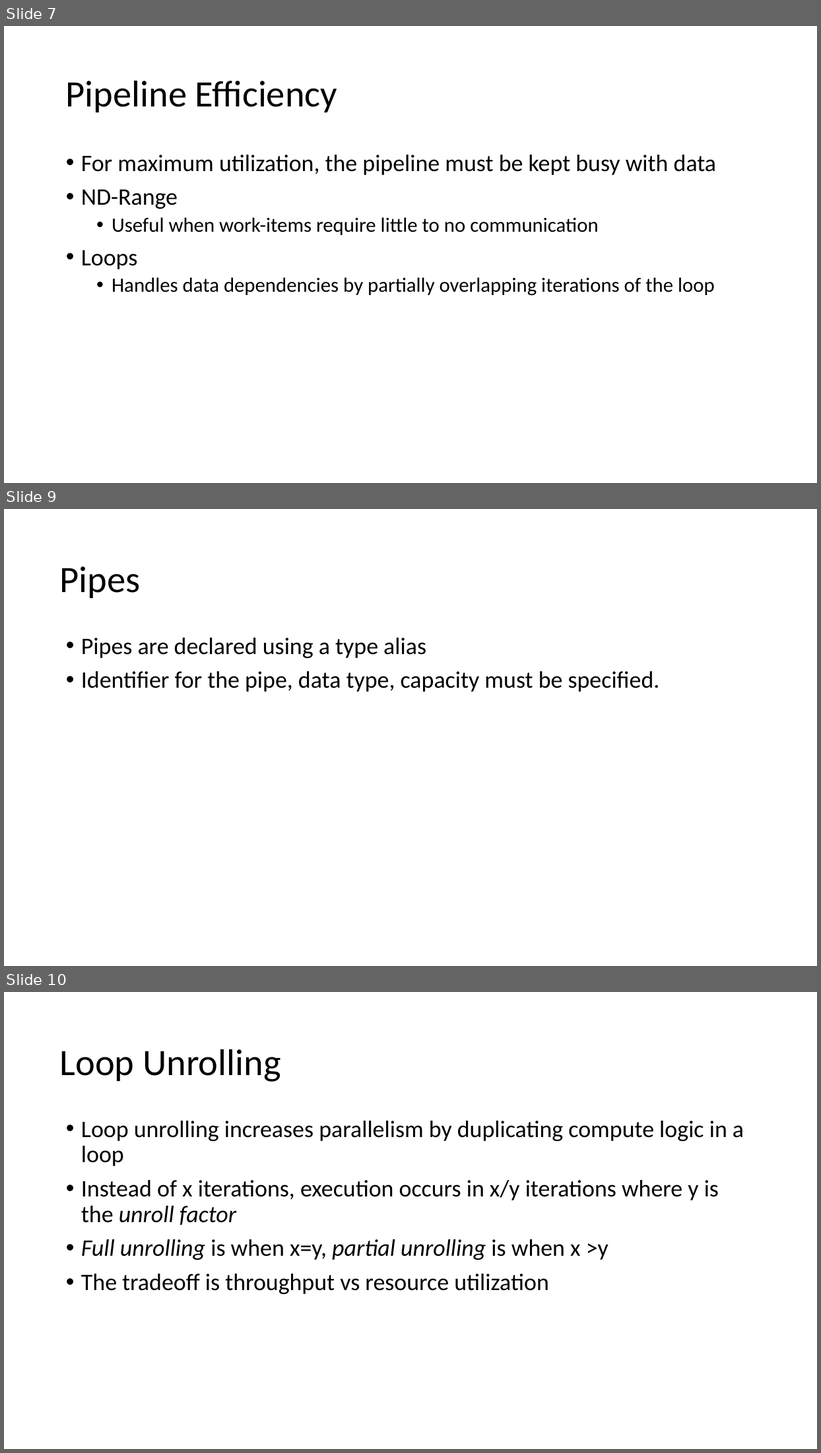
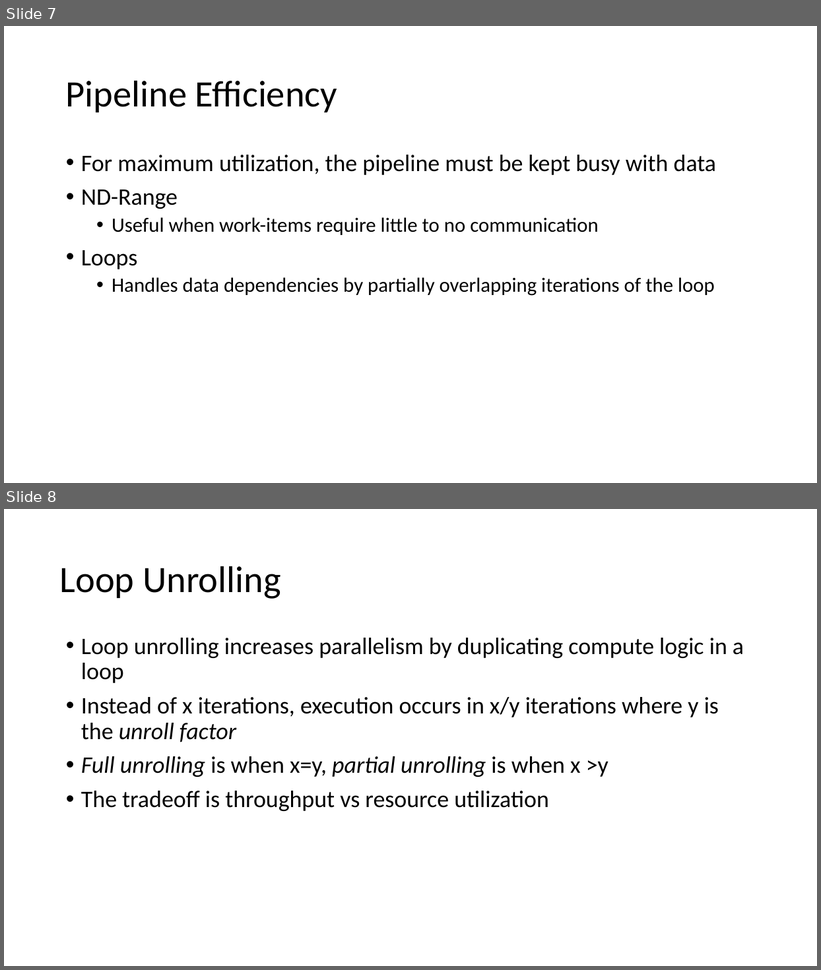
Before and after one commit to BenjaminMFindley/Reconfig-2-SYCL-DPCPP, a slide deck: Slides/SYCL_FPGA.pptx. Shown one above the other, each under a label of ours: slides 7, 9 and 10 before the commit, slides 7 and 8 after it; the slides between them are not shown. The pictures are 821x1453 and 821x970 pixels, drawn with LibreOffice and Linux fonts; fonts in the diff are those of the drawing. Boxes give left, top, right and bottom in pixels: in the first picture for what was removed or moved away, otherwise in the second. Text is boxed around its words. In the diff, an @@ line names an element or a change of style, - is before the commit and + after.

```diff
--- a/Slides/SYCL_FPGA.pptx
+++ b/Slides/SYCL_FPGA.pptx
@@ slide 9 removed at [4,509,817,966], background #FFFFFF @@
@@ text removed at [60,566,141,598] @@
-Pipes
@@ text removed at [81,638,660,692] @@
-• Pipes are declared using a type alias
-• Identifier for the pipe, data type, capacity must be specified.
@@ what was slide 10 is now slide 8 @@
```
Also in this commit, not shown: 4 slides changed, 2 slides added, 3 other slides removed.
